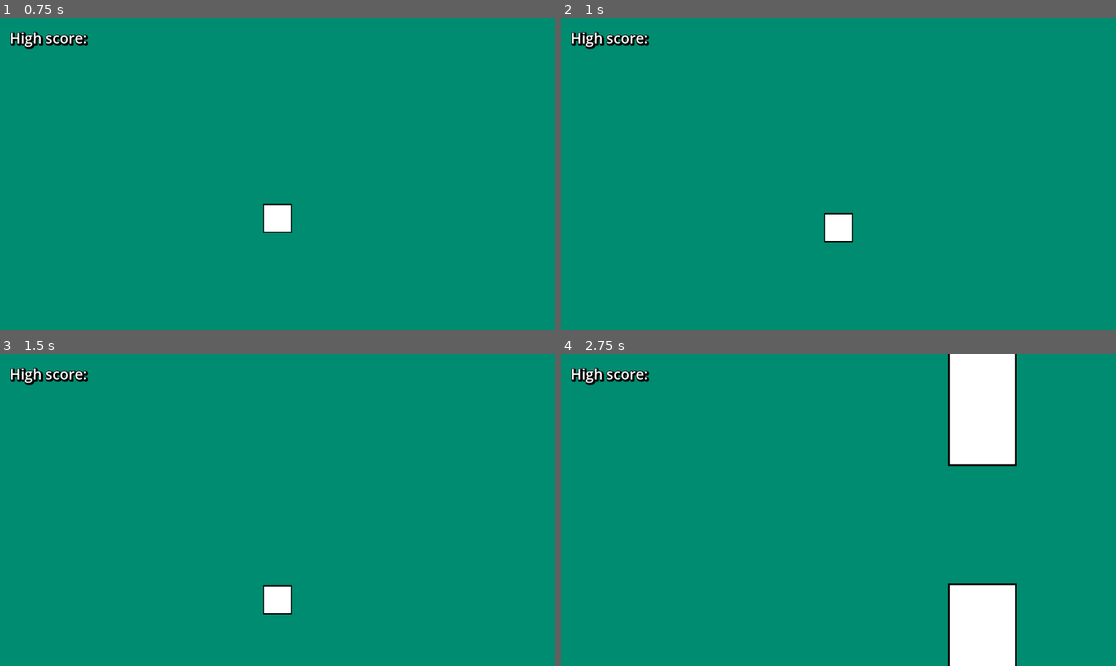
Above: before the commit, frames 1-4 (two rows, left to right).
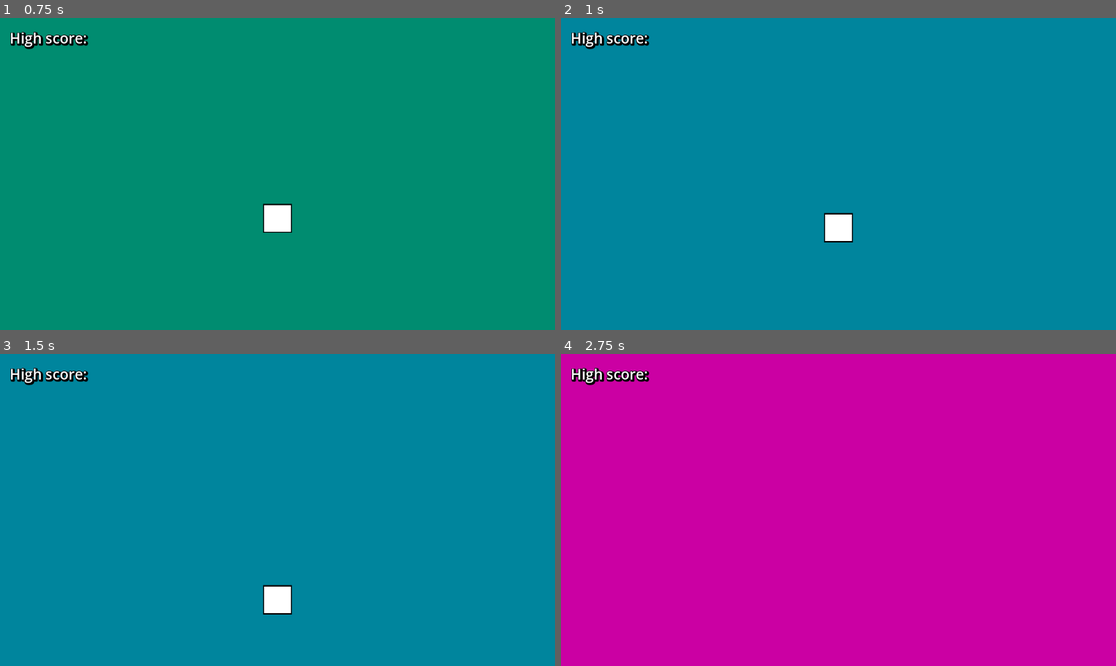
Above: after the commit, the same moments.

Repository: Jvdputten-gamedev/flappy-bird-clone
Game: Godot game, scene res://scenes/main.tscn
Two runs of this game, one before a commit and one after it. Both use one fixed random seed, a clock stepped at 60 frames per second and the inputs below.
Inputs:
- Up to frame 1 (0.75 s): no input
- Up to frame 2 (1 s): tap Space (Jump) at 0.77 s
- Up to frame 3 (1.5 s): no input
- Up to frame 4 (2.75 s): tap Space (Jump) at 1.52 s

Frame 1 is identical in both runs. In frame 2, 99% of the frame differs, in the area x 0-100%, y 0-100%; in frame 3, 99%; in frame 4, 100%.

Commit message:
feat: Add event for background color change
The code changes in this commit add a new signal `on_bg_color_change` to the `event_bus.gd` script. This signal is emitted when the background color needs to be changed.

The `main.gd` script now connects the `set_to_random_color` function to the `on_jump` signal of the `EventBus` and emits the `on_bg_color_change` signal with the randomly generated background color.

The `pipe_spawner.gd` script connects the `change_color` function to the `on_bg_color_change` signal of the `EventBus` and changes the color of the pipes to a contrast color based on the background color.

This commit message follows the convention of starting with a verb in the imperative form and provides a clear description of the purpose of the code changes.

Diff:
--- a/scripts/event_bus.gd
+++ b/scripts/event_bus.gd
@@ -2,3 +2,4 @@
 
 
 signal on_jump()
+signal on_bg_color_change(color:Color)
--- a/scripts/main.gd
+++ b/scripts/main.gd
@@ -6,9 +6,9 @@
 
 func _ready():
 	set_to_random_color()
+	EventBus.on_jump.connect(set_to_random_color)
 
 func set_to_random_color():
 	var background_color = Color.from_ok_hsl(randf(), 1, 0.5)
 	background.color = background_color
-	print(background_color)
-	$PipeSpawner.change_color()
+	EventBus.on_bg_color_change.emit(background_color)
--- a/scripts/pipe_spawner.gd
+++ b/scripts/pipe_spawner.gd
@@ -6,18 +6,17 @@
 # Called when the node enters the scene tree for the first time.
 func _ready():
 	timer.timeout.connect(spawn)
-	EventBus.on_jump.connect(change_color)
+	EventBus.on_bg_color_change.connect(change_color)
 
 
 func spawn():
 	var pipes = pipes_scene.instantiate()
 	pipes.add_to_group("pipe")
 	add_child(pipes)
-	pipes.global_position.x = 1000
+	pipes.global_position.x = 2000
 
 
-func change_color():
-	print("change color")
+func change_color(color:Color):
+	var contrast_color = Color(1-color.r, 1-color.g, 1-color.b)
 	for pipe in get_tree().get_nodes_in_group("pipe"):
-		var new_color = Color.from_ok_hsl(randf(), 1, 0.5)
-		pipe.change_color(new_color)
+		pipe.change_color(contrast_color)
